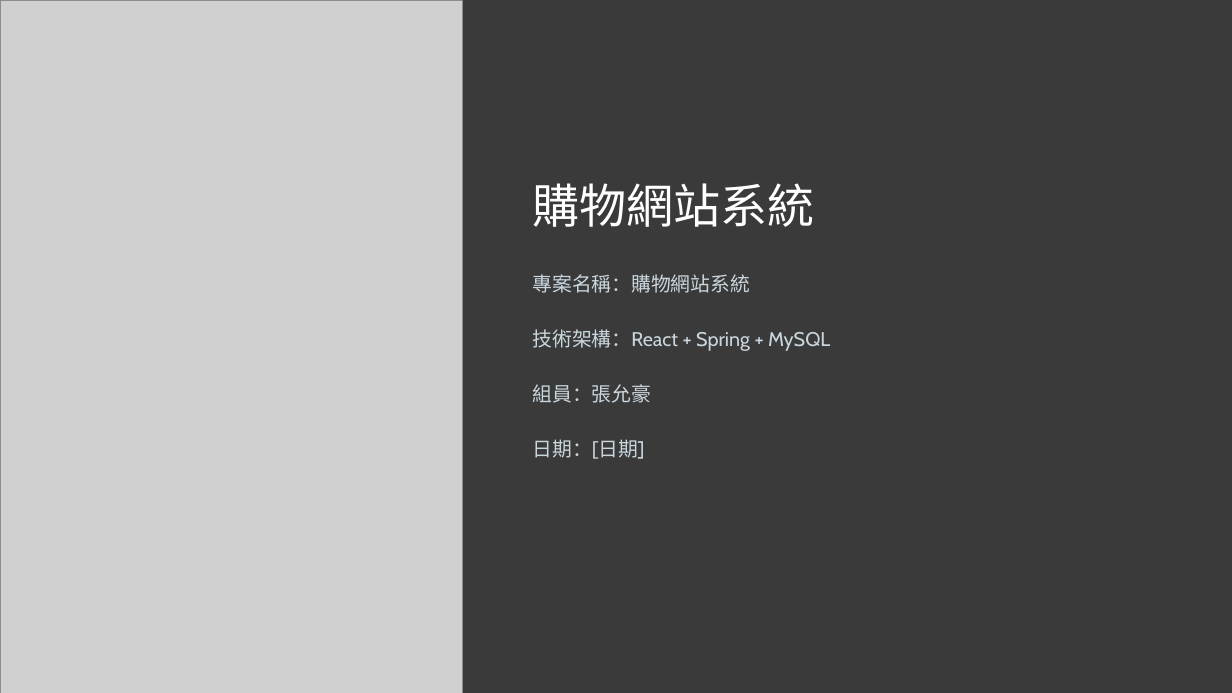
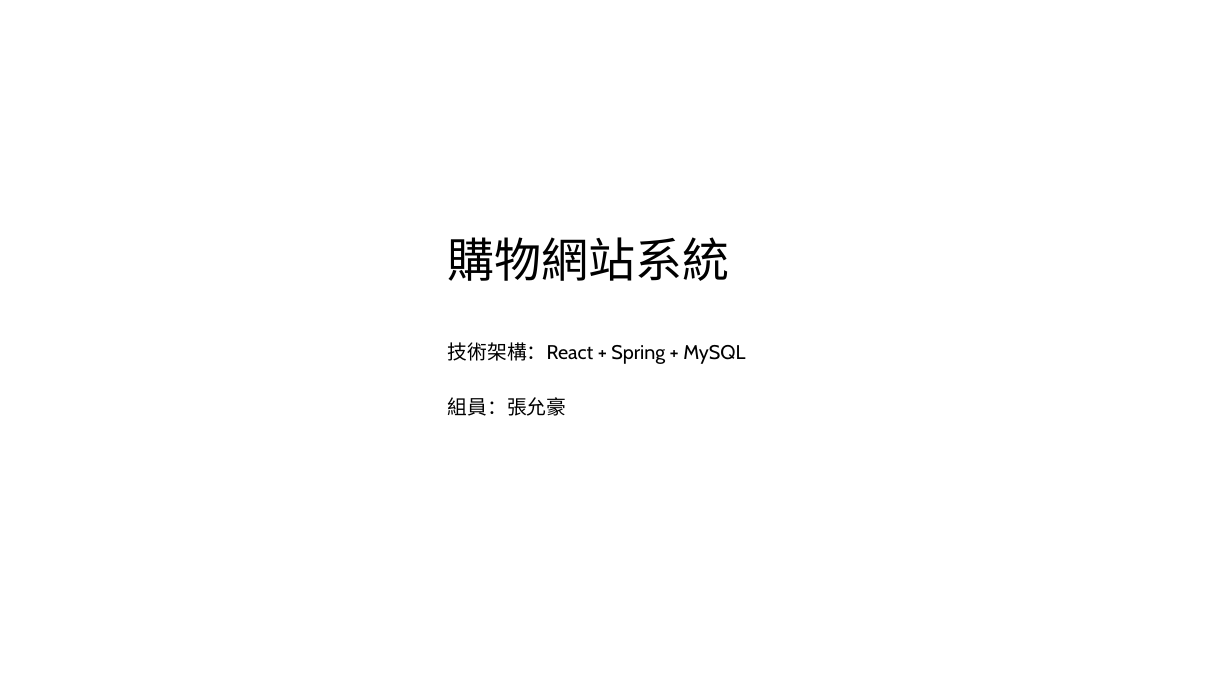
Before and after one commit to Balabababala/shoppingProject, a slide deck: slide 1 of 說明用工具/張允豪 購物網站 專題 ver.0.1.pptx. Drawn at 1232x693 pixels with LibreOffice and Linux fonts; fonts in the diff are those of the drawing; grey boxes stand for pictures. Boxes give left, top, right and bottom in pixels: in the first picture for what was removed or moved away, otherwise in the second. Text is boxed around its words. In the diff, an @@ line names an element or a change of style, - is before the commit and + after.

```diff
--- a/說明用工具/張允豪 購物網站 專題 ver.0.1.pptx
+++ b/說明用工具/張允豪 購物網站 專題 ver.0.1.pptx
@@ background #3A3A3A to #FFFFFF @@
@@ picture removed at [0,0,462,693] @@
@@ text "購物網站系統": place and size @@
-text "購物網站系統" at [533,183,815,227]
+text "購物網站系統" at [448,237,730,281]
@@ text "購物網站系統" at [448,237,730,281]: text colour #FFFFFF to #000000 @@
@@ text removed at [533,274,751,293] @@
-專案名稱：購物網站系統
@@ text "技術架構：React + Spring + MySQL": place and size @@
-text "技術架構：React + Spring + MySQL" at [533,329,830,351]
+text "技術架構：React + Spring + MySQL" at [448,342,745,364]
@@ text "技術架構：React + Spring + MySQL" at [448,342,745,364]: text colour #CAD6DE to #000000 @@
@@ text "組員：張允豪": place and size @@
-text "組員：張允豪" at [533,384,652,403]
+text "組員：張允豪" at [448,397,567,416]
@@ text "組員：張允豪" at [448,397,567,416]: text colour #CAD6DE to #000000 @@
@@ text removed at [533,439,645,459] @@
-日期：[日期]
```
Also in this commit, not shown: 19 other slides changed, 2 slides added, 3 slides removed, 36 other files.
